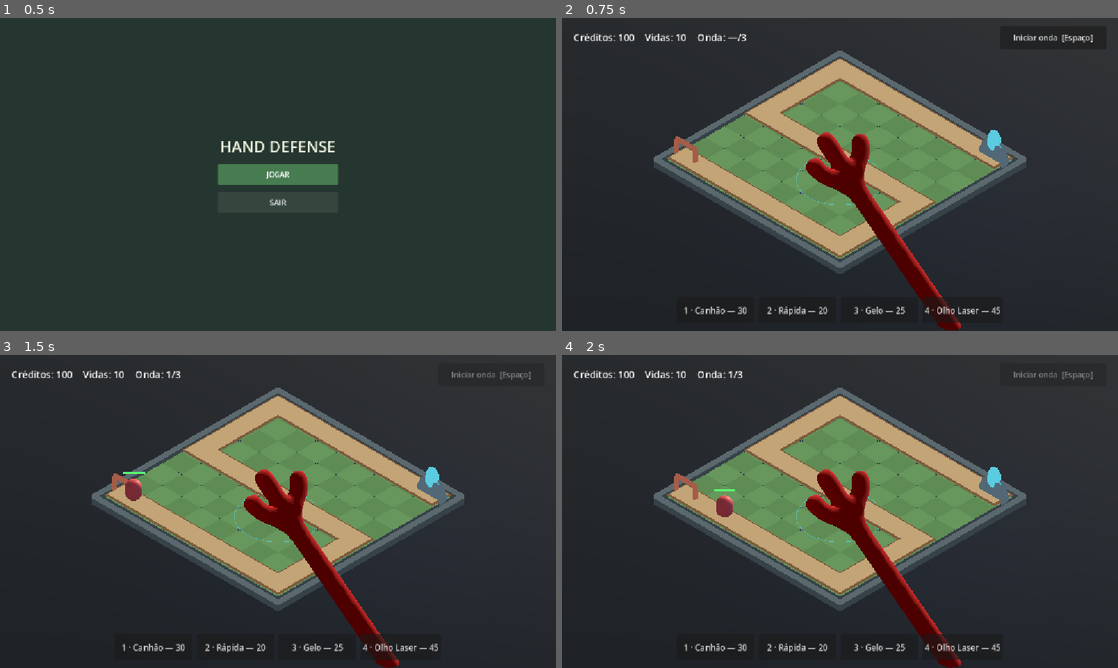
Above: before the commit, frames 1-4 (two rows, left to right).
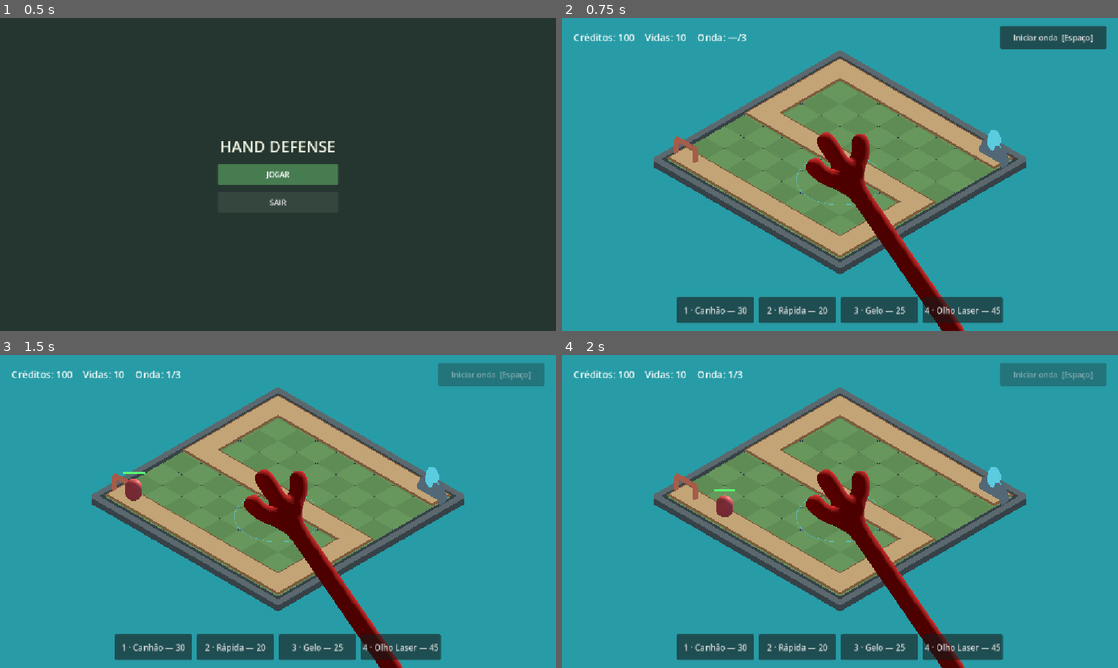
Above: after the commit, the same moments.

Repository: MeloDarlan/hand-game
Game: Godot game, scene res://scenes/ui/main_menu.tscn
The game is run twice, just before and just after one commit, with the same random seed, the same clock (stepped at 60 frames per second) and the same inputs.
Inputs:
- Up to frame 1 (0.5 s): no input
- Up to frame 2 (0.75 s): click "JOGAR" at 0.5 s
- Up to frame 3 (1.5 s): click "Iniciar onda [Espaço]" at 1.25 s
- Up to frame 4 (2 s): no input

Frame 1 is identical in both runs. In frame 2, 73% of the frame differs, in the area x 0-100%, y 0-100%; in frame 3, 73%; in frame 4, 73%.

Commit message:
feat: giro do tabuleiro com bounce e torres sincronizadas
- Q/E giram 90 graus em BUILD, acumulando por toque com bounce (TRANS_BACK)

- torres acompanham o giro no mesmo passo do Tween, sem atraso de frame

- corpos RigidBody sao teleportados para a celula ao fim da rotacao

- ajustes locais de balanceamento e antecipacao das torres

Diff:
--- a/resources/towers/eye_laser.tres
+++ b/resources/towers/eye_laser.tres
@@ -16,7 +16,7 @@
 aim_yaw_offset_degrees = 180.0
 attack_mode = 1
 damage = 18.0
-attack_range = 6.0
+attack_range = 3.0
 fire_interval = 1.5
 projectile_speed = 18.0
 anticipation_enabled = true
--- a/resources/towers/frost.tres
+++ b/resources/towers/frost.tres
@@ -15,5 +15,3 @@
 slow_factor = 0.4
 slow_duration = 1.8
 anticipation_enabled = true
-anticipation_duration = 0.6
-anticipation_stretch = 0.18
--- a/scenes/main.tscn
+++ b/scenes/main.tscn
@@ -15,11 +15,6 @@
 ambient_light_source = 2
 ambient_light_color = Color(0.55, 0.62, 0.78, 1)
 ambient_light_energy = 0.45
-
-[sub_resource type="StandardMaterial3D" id="StandardMaterial3D_h2yge"]
-albedo_color = Color(0.055, 0.105, 0.135, 1)
-
-[sub_resource type="PlaneMesh" id="PlaneMesh_0duit"]
 
 [node name="Main" type="Node3D" unique_id=1285220481]
 
@@ -49,16 +44,11 @@
 transform = Transform3D(1, 0, 0, 0, 1, 0, 0, 0, 1, 0, 0, 4.494298)
 script = ExtResource("1_camera")
 
-[node name="BG" type="MeshInstance3D" parent="." unique_id=1769729400]
-transform = Transform3D(18, 0, 0, 0, 1, 0, 0, 0, 18, 0, -2.5299003, 0)
-material_override = SubResource("StandardMaterial3D_h2yge")
-mesh = SubResource("PlaneMesh_0duit")
-
 [node name="Board" type="Node3D" parent="." unique_id=2141213763]
 unique_name_in_owner = true
 script = ExtResource("2_board")
 
-[node name="Towers" type="Node3D" parent="." unique_id=791574189]
+[node name="Towers" type="Node3D" parent="Board" unique_id=791574189]
 unique_name_in_owner = true
 
 [node name="Enemies" type="Node3D" parent="." unique_id=2140369195]
--- a/scripts/board.gd
+++ b/scripts/board.gd
@@ -21,6 +21,22 @@
 @export var hand_preview_color := Color(0.35, 0.85, 1.0, 0.42)
 @export var hand_ring_color := Color(0.35, 0.85, 1.0, 0.32)
 
+@export_group("Rotation")
+## Passo do giro do tabuleiro a cada toque de Q/E, em graus.
+@export var rotation_step_degrees := 90.0
+## Duração base do giro de 90° (o bounce overshoot usa TRANS_BACK).
+@export var rotation_duration := 0.34
+
+## Ligado apenas na fase BUILD pelo GameManager (evita girar durante a onda).
+## Ao desligar, finaliza a animação imediatamente para alinhar tudo.
+var rotation_enabled := true:
+	set(value):
+		if rotation_enabled == value:
+			return
+		rotation_enabled = value
+		if not value:
+			finish_rotation()
+
 ## Caminho em células. Vazio = rota serpentina de três faixas.
 var path_cells: Array = []
 
@@ -34,6 +50,8 @@
 var _hand_ring: MeshInstance3D
 var _built := false
 var _using_external_map := false
+var _target_rotation_y := 0.0
+var _rotation_tween: Tween
 
 
 func _ready() -> void:
@@ -43,6 +61,118 @@
 	for cell in path_cells:
 		_path_lookup[cell] = true
 	_build()
+
+
+func _unhandled_key_input(event: InputEvent) -> void:
+	if not rotation_enabled:
+		return
+	if not (event is InputEventKey) or not event.pressed or event.echo:
+		return
+
+	# Compara também physical_keycode para layouts/IME que não preenchem keycode.
+	var key_event := event as InputEventKey
+	var direction := 0.0
+	if key_event.keycode == KEY_Q or key_event.physical_keycode == KEY_Q:
+		direction += 1.0
+	elif key_event.keycode == KEY_E or key_event.physical_keycode == KEY_E:
+		direction -= 1.0
+	if is_zero_approx(direction):
+		return
+
+	# Cada toque soma um passo fixo (90° por padrão) ao alvo acumulado.
+	# Segurar a tecla não repete graças ao filtro de event.echo. Q gira para a
+	# esquerda na tela; E para a direita. As demais operações (world_to_cell,
+	# cell_to_world, clamp, highlights) usam o transform local e acompanham.
+	_target_rotation_y += deg_to_rad(rotation_step_degrees) * direction
+	_animate_rotation()
+	get_viewport().set_input_as_handled()
+
+
+func _animate_rotation() -> void:
+	if _rotation_tween != null and _rotation_tween.is_valid():
+		_rotation_tween.kill()
+	_rotation_tween = null
+
+	var remaining := _target_rotation_y - rotation.y
+	if absf(remaining) <= 0.0001:
+		_finish_board_rotation()
+		return
+
+	# Escala a duração pela distância restante para toques encadeados não
+	# ficarem rápidos demais nem travarem a animação anterior.
+	var step := deg_to_rad(maxf(rotation_step_degrees, 1.0))
+	var step_count := maxf(absf(remaining) / step, 1.0)
+	var duration := maxf(rotation_duration * step_count, 0.05)
+
+	_rotation_tween = create_tween()
+	# TRANS_BACK/EASE_OUT gira um pouco além do alvo e volta (bounce).
+	# tween_method aplica o ângulo e sincroniza as torres no mesmo passo do
+	# Tween: Tweens rodam depois de _process, então um _process separado
+	# deixaria o visual das torres 1 frame atrasado.
+	_rotation_tween.tween_method(
+		_apply_board_angle,
+		rotation.y,
+		_target_rotation_y,
+		duration
+	).set_trans(Tween.TRANS_BACK).set_ease(Tween.EASE_OUT)
+	_rotation_tween.finished.connect(_on_rotation_tween_finished)
+
+
+func _apply_board_angle(value: float) -> void:
+	rotation.y = value
+	_sync_placed_towers()
+
+
+func _finish_board_rotation() -> void:
+	# Normaliza só depois do bounce: normalizar durante o tween poderia fazer o
+	# giro pegar o caminho inverso (ex.: 180° virando -180°).
+	var normalized := wrapf(_target_rotation_y, -PI, PI)
+	_target_rotation_y = normalized
+	rotation.y = normalized
+	_sync_placed_towers()
+
+
+func _on_rotation_tween_finished() -> void:
+	_rotation_tween = null
+	_finish_board_rotation()
+	_finalize_placed_towers()
+
+
+## Encaixa o giro no alvo e finaliza as torres (usado ao sair de BUILD).
+func finish_rotation() -> void:
+	if _rotation_tween != null and _rotation_tween.is_valid():
+		_rotation_tween.kill()
+	_rotation_tween = null
+	_finish_board_rotation()
+	_finalize_placed_towers()
+
+
+## Move apenas o visual das torres durante a animação. Os RigidBody3D ficam
+## congelados no lugar e são teleportados uma única vez no fim; mover o corpo
+## todo frame fazia o physics server devolvê-lo ao transform antigo.
+func _sync_placed_towers() -> void:
+	if _occupancy.is_empty():
+		return
+
+	for cell in _occupancy:
+		var tower := _occupancy[cell] as TowerPiece
+		if tower == null or not tower.is_placed or tower.is_held:
+			continue
+
+		# Usa o ângulo atual do Board, sem offset: as torres acompanham o giro
+		# exatamente no mesmo passo do Tween.
+		var xform := Transform3D(Basis(Vector3.UP, rotation.y), cell_to_world(cell))
+		tower.sync_visual_to(xform)
+
+
+## Coloca os corpos na célula final e devolve o visual ao local. Usa o mesmo
+## caminho de place(), que já força o estado no physics server.
+func _finalize_placed_towers() -> void:
+	for cell in _occupancy:
+		var tower := _occupancy[cell] as TowerPiece
+		if tower == null or not tower.is_placed or tower.is_held:
+			continue
+		tower.place(cell, cell_to_world(cell))
 
 
 func _default_path() -> Array:
--- a/scripts/game/game_manager.gd
+++ b/scripts/game/game_manager.gd
@@ -15,6 +15,7 @@
 
 @onready var _hud: GameHUD = %HUD
 @onready var _waves: WaveManager = %WaveManager
+@onready var _board: Board = %Board
 
 
 func _ready() -> void:
@@ -46,6 +47,7 @@
 
 
 func _refresh() -> void:
+	_board.rotation_enabled = state == State.BUILD
 	_hud.set_credits(credits)
 	_hud.set_lives(lives)
 	_hud.set_wave(_waves.get_current_wave_number(), _waves.get_wave_count())
--- a/scripts/towers/tower_piece.gd
+++ b/scripts/towers/tower_piece.gd
@@ -59,17 +59,29 @@
 	return grip_height
 
 
+## Move somente o visual (SquashPivot) em espaço global, sem tocar no
+## RigidBody3D. Usado pelo Board durante o giro; o corpo é teleportado uma única
+## vez quando a animação termina.
+func sync_visual_to(world_transform: Transform3D) -> void:
+	if _squash_pivot == null:
+		return
+	_squash_pivot.global_transform = world_transform
+
+
+func reset_visual_transform() -> void:
+	if _squash_pivot == null:
+		return
+	_squash_pivot.position = Vector3.ZERO
+	_squash_pivot.rotation = Vector3.ZERO
+
+
 func _apply_hold_pose() -> void:
 	if not is_instance_valid(_hold_point):
 		return
 
-	# Se a torre for pega durante a antecipação, cancela o tiro pendente e
-	# restaura a escala antes de pendurar a peça na mão.
 	if _anticipation_tween != null:
 		_cancel_anticipation()
-
-	# A mão pinça o TOPO da peça. A base canônica pende abaixo do HoldPoint,
-	# mas o visual pode balançar em torno dele (lag/inércia do mouse).
+	reset_visual_transform()
 	var anchor := _hold_point.global_transform
 	if not _motion_initialized:
 		_prev_anchor = anchor.origin
@@ -136,6 +148,7 @@
 	_cancel_anticipation()
 	global_position = world_position
 	rotation = Vector3.ZERO
+	reset_visual_transform()
 	PhysicsServer3D.body_set_state(
 		get_rid(),
 		PhysicsServer3D.BODY_STATE_TRANSFORM,
@@ -155,7 +168,10 @@
 
 	if target != null and _head != null:
 		var to := target.global_position - global_position
-		var desired := atan2(to.x, to.z) + deg_to_rad(data.aim_yaw_offset_degrees)
+		# A torre herda o yaw do Board (o nó Towers fica dentro dele), então o
+		# alvo é convertido para o espaço local da torre antes de girar a cabeça.
+		var local_to := global_transform.basis.orthonormalized().inverse() * to
+		var desired := atan2(local_to.x, local_to.z) + deg_to_rad(data.aim_yaw_offset_degrees)
 		var angular_error := absf(wrapf(desired - _head.rotation.y, -PI, PI))
 		_head.rotation.y = lerp_angle(_head.rotation.y, desired, minf(1.0, 10.0 * delta))
 		# O laser só dispara quando a pupila já está apontada para o alvo.
@@ -196,8 +212,6 @@
 
 
 func _shoot(target: Enemy) -> void:
-	# O callback da antecipação pode chegar depois de o alvo morrer ou de a
-	# torre ser pega/reposicionada.
 	if not is_placed or data == null:
 		return
 	if target == null or not is_instance_valid(target) or not target.is_alive:
@@ -225,26 +239,17 @@
 
 func _play_anticipation(target: Enemy) -> void:
 	_cancel_anticipation()
-
 	var squash := maxf(data.anticipation_squash, 0.0)
 	var stretch := maxf(data.anticipation_stretch, 0.0)
 	var duration := maxf(data.anticipation_duration, 0.1)
 	var squashed := Vector3(1.0 + squash, 1.0 - squash, 1.0 + squash)
 	var stretched := Vector3(1.0 - stretch * 0.5, 1.0 + stretch, 1.0 - stretch * 0.5)
 
-	# Squash (wind-up) -> stretch -> disparo -> assentamento. O tiro só sai no
-	# callback, depois da antecipação; nada é disparado ao iniciar o tween.
 	_anticipation_tween = create_tween()
-	_anticipation_tween.tween_property(
-		_squash_pivot, "scale", squashed, duration * 0.45
-	).set_trans(Tween.TRANS_SINE).set_ease(Tween.EASE_OUT)
-	_anticipation_tween.tween_property(
-		_squash_pivot, "scale", stretched, duration * 0.30
-	).set_trans(Tween.TRANS_BACK).set_ease(Tween.EASE_OUT)
+	_anticipation_tween.tween_property(_squash_pivot, "scale", squashed, duration * 0.45).set_trans(Tween.TRANS_BOUNCE).set_ease(Tween.EASE_OUT)
+	_anticipation_tween.tween_property(_squash_pivot, "scale", stretched, duration * 0.30).set_trans(Tween.TRANS_BACK).set_ease(Tween.EASE_OUT)
 	_anticipation_tween.tween_callback(_shoot.bind(target))
-	_anticipation_tween.tween_property(
-		_squash_pivot, "scale", Vector3.ONE, duration * 0.25
-	).set_trans(Tween.TRANS_ELASTIC).set_ease(Tween.EASE_OUT)
+	_anticipation_tween.tween_property(_squash_pivot, "scale", Vector3.ONE, duration * 0.45).set_trans(Tween.TRANS_ELASTIC).set_ease(Tween.EASE_OUT)
 	_anticipation_tween.finished.connect(_on_anticipation_finished)
 
 
